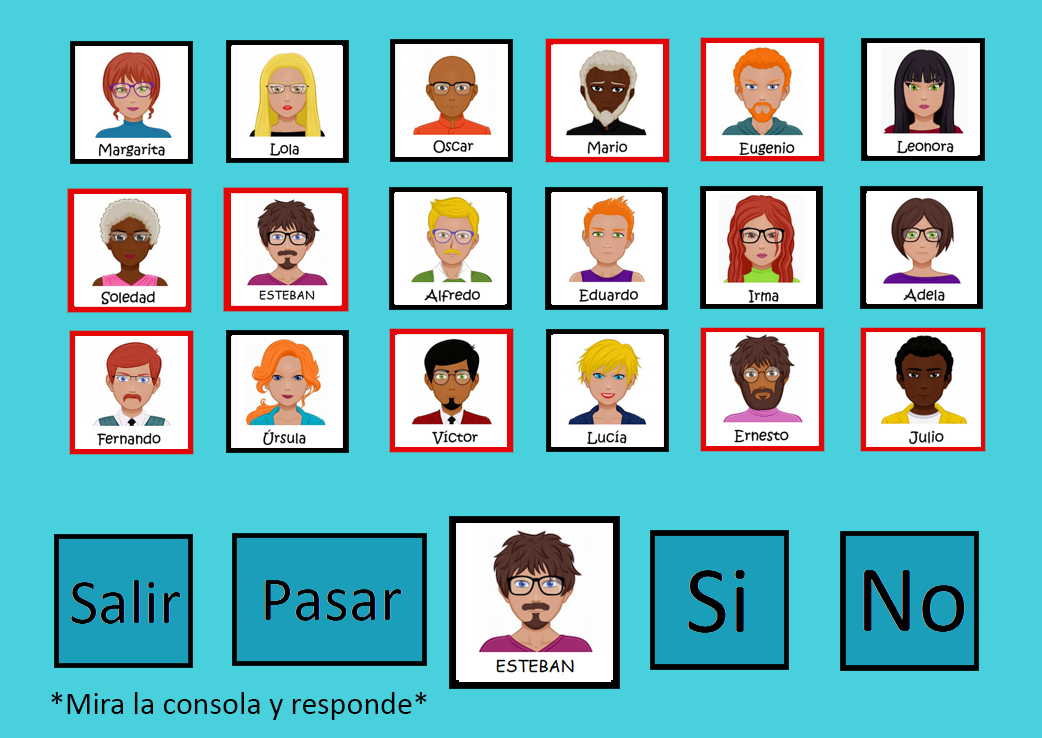
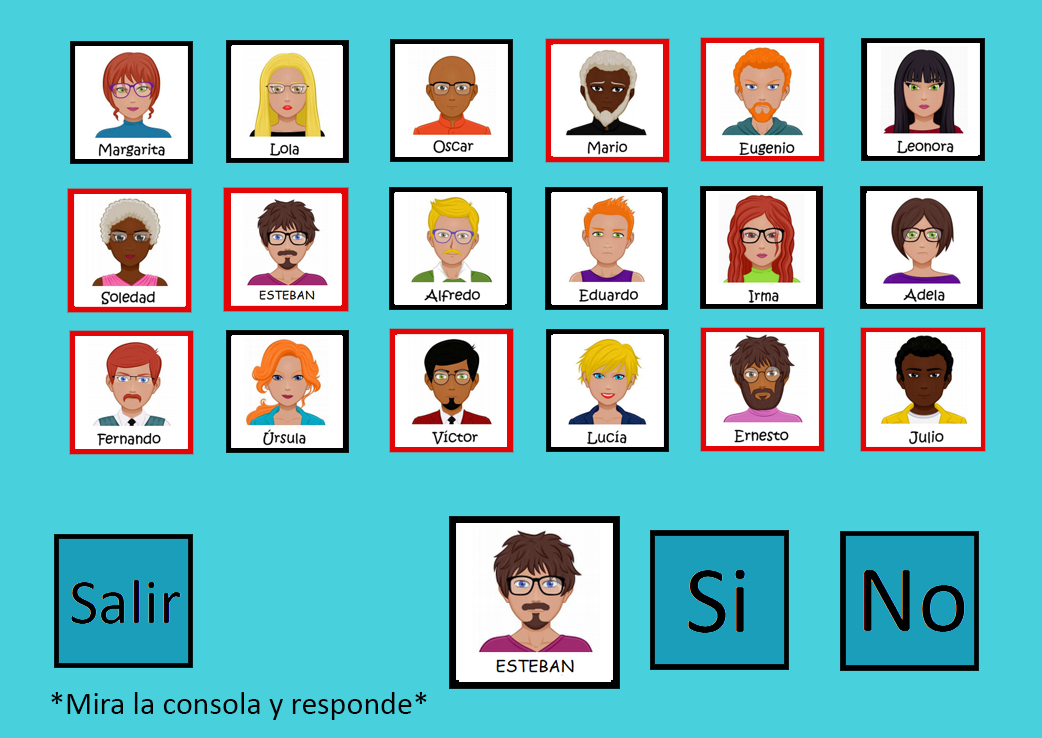
Layer changes from the first 1042 × 738 image to the second:
added layer "Capa 3" above "Fondo" over left=232, top=533, right=427, bottom=666
